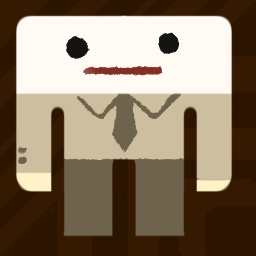
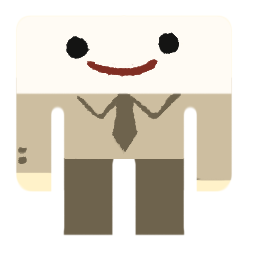
Comparing the layer stacks of the two 256 x 256 images. Changes:
hid group "2" (1st of 2) (3 layers) over [0, 6, 256, 256]
showed group "1" (3 layers) over [0, 6, 256, 256]
painted on "Group 1 copy 5" (5th of 7, in "1") over [15, 15, 233, 237]
added layer "Right" in group "1" over [132, 158, 186, 236]
added layer "Left" in group "1" over [62, 158, 116, 236]
hid "floor" over [0, 0, 256, 256]
